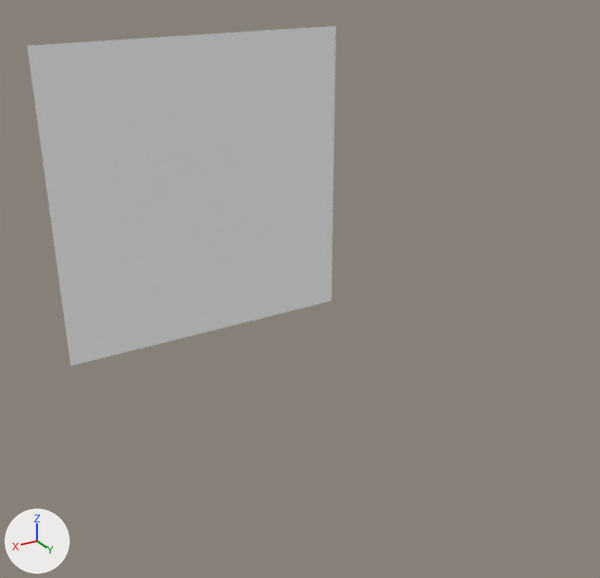
Two versions of the OBJ model VI-RT/VI-RT/Scene/tinyobjloader/models/cornell_box.obj, one commit apart.
The view is the same before and after, from a 50 mm lens placed at (871.0, 766.0, 707.0), pointed at (269.0, -239.0, 204.0). The lights are fixed; the arrows at lower left show +X, +Y and +Z. Where no turn or scale is listed for an object, it has been applied to the vertices.

The older version as bpy lines, for what is in view:
```python
me_back_wall = bpy.data.meshes.new('back_wall')
me_back_wall.from_pydata([(550.0, -559.0, 0.0), (0.0, -559.0, 0.0), (0.0, -559.0, 549.0), (556.0, -559.0, 549.0)], [], [(0, 1, 2, 3)])
me_back_wall.materials.append(mat_white)  # white #ffffff
ob_back_wall = bpy.data.objects.new('back_wall', me_back_wall)
ob_back_wall.location = (0.0, 0.0, 0.0)
```
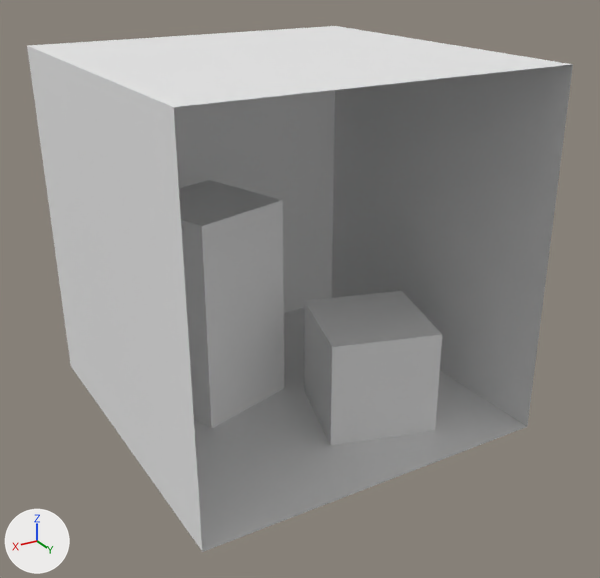
Boxes [x1, y1, x2, y2] around the edits, measured in the pictures (600 x 578 px):
'green_wall', added
    after: [331, 64, 573, 426]
'red_wall', added
    after: [27, 46, 202, 551]
'floor', added
    after: [194, 308, 527, 552]
'ceiling', added
    after: [29, 26, 572, 107]
'tall_block', added
    after: [179, 180, 284, 429]
'short_block', added
    after: [304, 291, 442, 445]
'back_wall', unchanged, covered by the edit
    before: [27, 26, 336, 366]
    after: [174, 90, 335, 313]

The change, as a list of edits to the scene's bpy script:
```text
Add mat_blue:
    mat_blue = principled_material('blue')
    mat_blue.base_color = (0.8, 0.8, 0.8)  # white #e7e7e7
    mat_blue.roughness = 1.0
Add mat_red:
    mat_red = principled_material('red')
    mat_red.base_color = (0.8, 0.8, 0.8)  # white #e7e7e7
    mat_red.roughness = 1.0
Add mat_green:
    mat_green = principled_material('green')
    mat_green.base_color = (0.8, 0.8, 0.8)  # white #e7e7e7
    mat_green.roughness = 1.0
Add me_tall_block:
    me_tall_block.from_pydata([(423.0, -247.0, 330.0), (265.0, -296.0, 330.0), (314.0, -456.0, 330.0), (472.0, -406.0, 330.0), (423.0, -247.0, 0.0), (472.0, -406.0, 0.0), (314.0, -456.0, 0.0), (265.0, -296.0, 0.0)], [], [(0, 1, 2, 3), (4, 0, 3, 5), (5, 3, 2, 6), (6, 2, 1, 7), (7, 1, 0, 4)])
    me_tall_block.materials.append(mat_blue)  # white #e7e7e7
Add me_short_block:
    me_short_block.from_pydata([(130.0, -65.0, 165.0), (82.0, -225.0, 165.0), (240.0, -272.0, 165.0), (290.0, -114.0, 165.0), (290.0, -114.0, 0.0), (240.0, -272.0, 0.0), (130.0, -65.0, 0.0), (82.0, -225.0, 0.0)], [], [(0, 1, 2, 3), (4, 3, 2, 5), (6, 0, 3, 4), (7, 1, 0, 6), (5, 2, 1, 7)])
    me_short_block.materials.append(mat_blue)  # white #e7e7e7
Add me_red_wall:
    me_red_wall.from_pydata([(553.0, 0.0, 0.0), (550.0, -559.0, 0.0), (556.0, -559.0, 549.0), (556.0, 0.0, 549.0)], [], [(0, 1, 2, 3)])
    me_red_wall.materials.append(mat_red)  # white #e7e7e7
Add me_green_wall:
    me_green_wall.from_pydata([(0.0, -559.0, 0.0), (0.0, 0.0, 0.0), (0.0, 0.0, 549.0), (0.0, -559.0, 549.0)], [], [(0, 1, 2, 3)])
    me_green_wall.materials.append(mat_green)  # white #e7e7e7
Add me_floor:
    me_floor.from_pydata([(553.0, 0.0, 0.0), (0.0, 0.0, 0.0), (0.0, -559.0, 0.0), (550.0, -559.0, 0.0), (130.0, -65.0, 0.0), (82.0, -225.0, 0.0), (240.0, -272.0, 0.0), (290.0, -114.0, 0.0), (423.0, -247.0, 0.0), (265.0, -296.0, 0.0), (314.0, -456.0, 0.0), (472.0, -406.0, 0.0)], [], [(0, 1, 2, 3), (7, 6, 5, 4), (11, 10, 9, 8)])
    me_floor.materials.append(mat_white)  # white #ffffff
Add me_ceiling:
    me_ceiling.from_pydata([(556.0, 0.0, 549.0), (556.0, -559.0, 549.0), (0.0, -559.0, 549.0), (0.0, 0.0, 549.0)], [], [(0, 1, 2, 3)])
    me_ceiling.materials.append(mat_white)  # white #ffffff
Add ob_tall_block:
    ob_tall_block = bpy.data.objects.new('tall_block', me_tall_block)
    ob_tall_block.location = (0.0, 0.0, 0.0)
Add ob_short_block:
    ob_short_block = bpy.data.objects.new('short_block', me_short_block)
    ob_short_block.location = (0.0, 0.0, 0.0)
Add ob_red_wall:
    ob_red_wall = bpy.data.objects.new('red_wall', me_red_wall)
    ob_red_wall.location = (0.0, 0.0, 0.0)
Add ob_green_wall:
    ob_green_wall = bpy.data.objects.new('green_wall', me_green_wall)
    ob_green_wall.location = (0.0, 0.0, 0.0)
Add ob_floor:
    ob_floor = bpy.data.objects.new('floor', me_floor)
    ob_floor.location = (0.0, 0.0, 0.0)
Add ob_ceiling:
    ob_ceiling = bpy.data.objects.new('ceiling', me_ceiling)
    ob_ceiling.location = (0.0, 0.0, 0.0)
```
